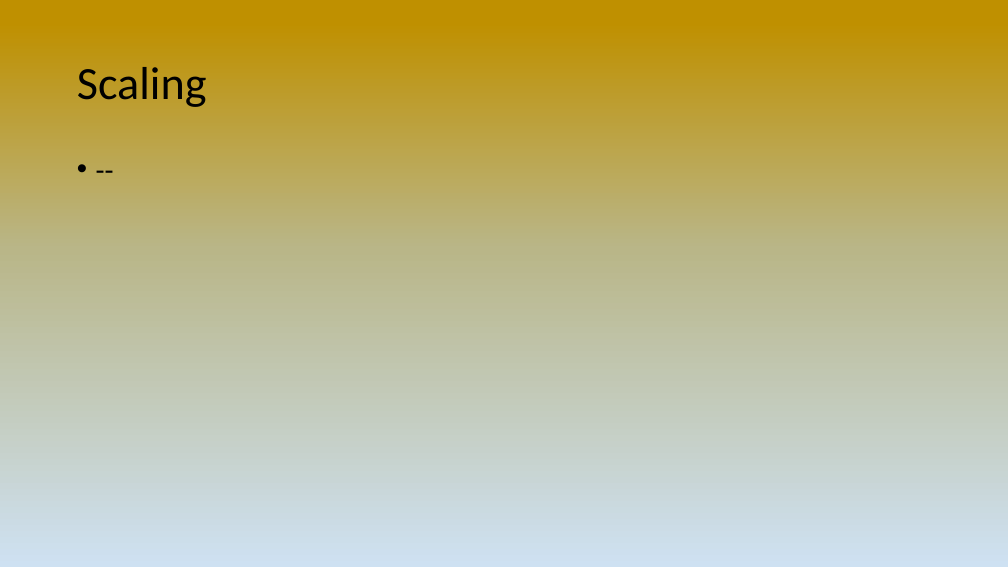
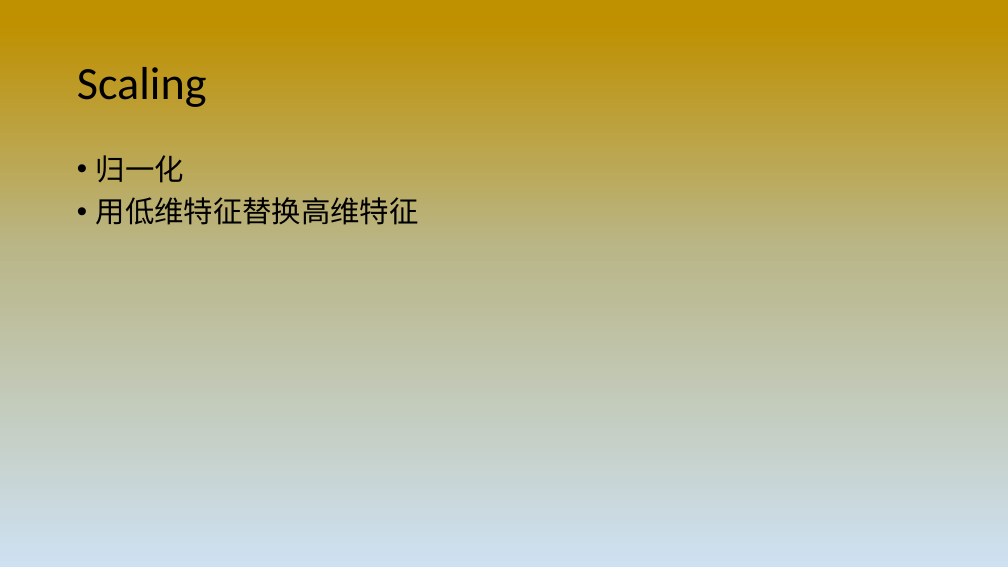
Before and after one commit to JinlongLi2016/ml-learning, a slide deck: slide 17 of RandomForest Description 16-9-7 final.pptx. Drawn at 1008x567 pixels with LibreOffice and Linux fonts; fonts in the diff are those of the drawing. Boxes give left, top, right and bottom in pixels: in the first picture for what was removed or moved away, otherwise in the second. Text is boxed around its words. In the diff, an @@ line names an element or a change of style, - is before the commit and + after.

Commit message:
Fix typo

```diff
--- a/RandomForest Description 16-9-7 final.pptx
+++ b/RandomForest Description 16-9-7 final.pptx
@@ text at box(96, 155, 419, 225): text changed @@
-• --
+• 归一化
+• 用低维特征替换高维特征
```
Also in this commit, not shown: 1 other slide changed.
